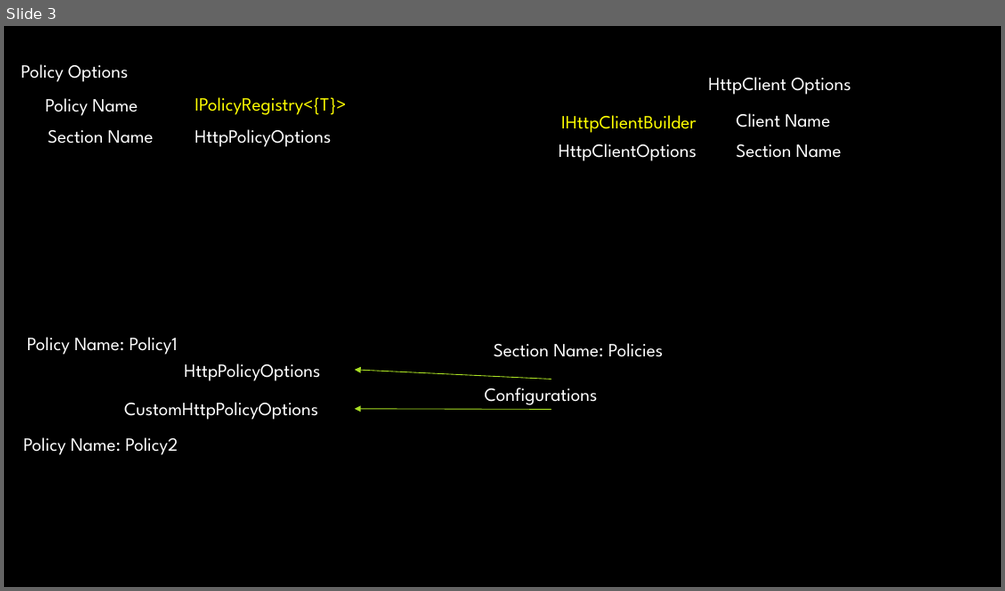
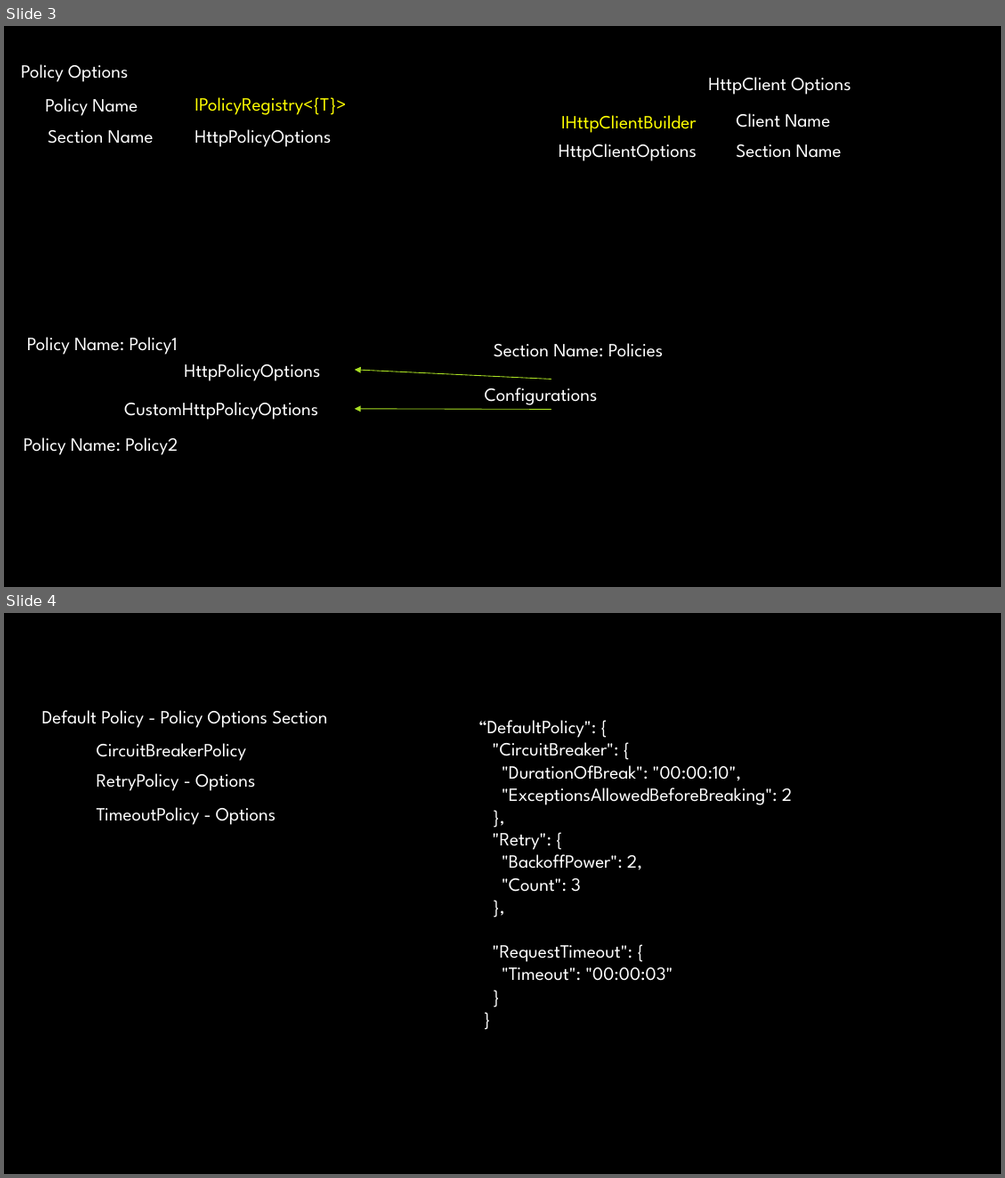
Before and after one commit to kdcllc/Bet.Extensions.Resilience, a slide deck: Bet.Extensions.Resilience.pptx. Shown one above the other, each under a label of ours: slide 3 before the commit, slides 3 and 4 after it. The pictures are 1005x591 and 1005x1178 pixels, drawn with LibreOffice and Linux fonts; fonts in the diff are those of the drawing; background and template pictures are left out. Boxes give left, top, right and bottom in pixels: in the first picture for what was removed or moved away, otherwise in the second. Text is boxed around its words. In the diff, an @@ line names an element or a change of style, - is before the commit and + after.

Commit message:
reworked the polly policy registration to be generic issue #1

```diff
--- a/Bet.Extensions.Resilience.pptx
+++ b/Bet.Extensions.Resilience.pptx
@@ slide 4 added at [4,613,1001,1174], background picture (left out) @@
@@ text added at [42,710,327,728], 18 pt, text #FFFFFF @@
+Default Policy - Policy Options Section
@@ text added at [97,743,247,761], 18 pt, text #FFFFFF @@
+CircuitBreakerPolicy
@@ text added at [478,720,792,981], 18 pt, text #FFFFFF @@
+“DefaultPolicy": {
+"CircuitBreaker": {
+"DurationOfBreak": "00:00:10",
+"ExceptionsAllowedBeforeBreaking": 2
+},
+"Retry": {
+"BackoffPower": 2,
+"Count": 3
+},
+"RequestTimeout": {
+"Timeout": "00:00:03"
+}
+}
@@ text added at [97,773,255,791], 18 pt, text #FFFFFF @@
+RetryPolicy - Options
@@ text added at [97,807,275,825], 18 pt, text #FFFFFF @@
+TimeoutPolicy - Options
```
Also in this commit, not shown: 1 other slide added, 52 other files.
